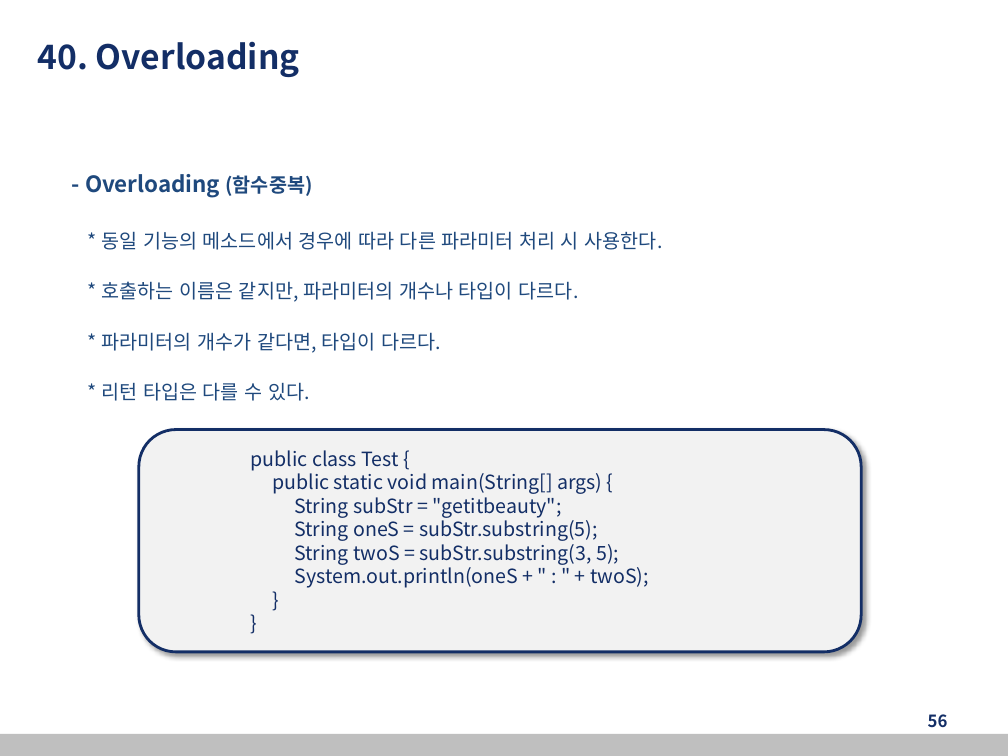
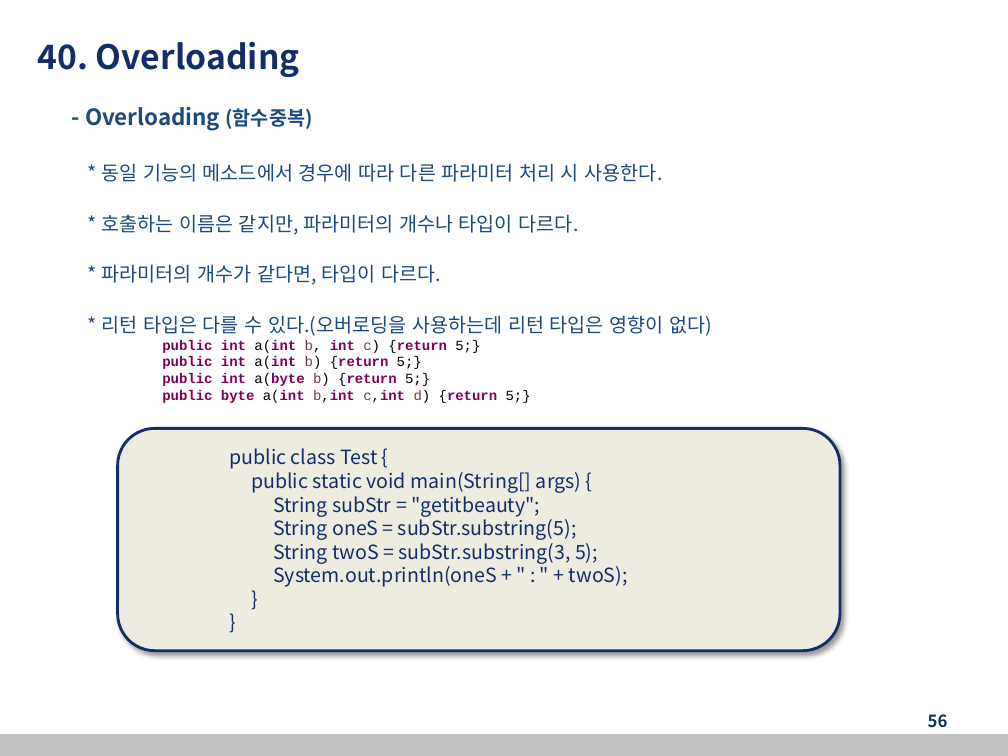
Before and after one commit to kang99king3/back-end_edu20221230, a slide deck: slide 56 of 자바교안_20221230.pptx. Drawn at 1008x756 pixels with LibreOffice and Linux fonts; fonts in the diff are those of the drawing. Boxes give left, top, right and bottom in pixels: in the first picture for what was removed or moved away, otherwise in the second. Text is boxed around its words. In the diff, an @@ line names an element or a change of style, - is before the commit and + after.

```diff
--- a/자바교안_20221230.pptx
+++ b/자바교안_20221230.pptx
@@ text "- Overloading (함수중복)": place and size @@
-text "- Overloading (함수중복)" at [85,174,662,401]
+text "- Overloading (함수중복)" at [85,107,712,403]
@@ text at [102,315,712,403]: text changed; size 14 to 10 pt; font Noto Sans CJK KR to Courier New; text colour #1F497D to #7F0055; bold on @@
-* 리턴 타입은 다를 수 있다.
+* 리턴 타입은 다를 수 있다.(오버로딩을 사용하는데 리턴 타입은 영향이 없다)
+public int a(int b, int c) {return 5;}
+public int a(int b) {return 5;}
+public int a(byte b) {return 5;}
+public byte a(int b,int c,int d) {return 5;}
@@ rounded rectangle "public class Test {": place and size @@
-rounded rectangle "public class Test {" at [139,429,862,651]
+rounded rectangle "public class Test {" at [118,428,841,650]
@@ rounded rectangle "public class Test {" at [118,428,841,650]: fill #F2F2F2 to #EEECE1 @@
```
Also in this commit, not shown: 49 other slides changed.
